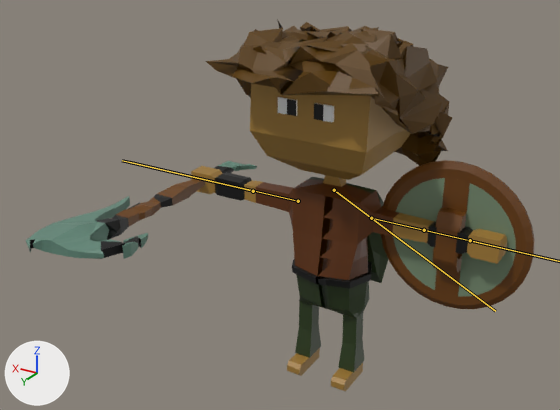
Two versions of the glTF model public/assets/Wojownik.glb, one commit apart.
Both versions are drawn from a camera (50 mm lens) standing at (-2.26, 4.5, 3.52) and looking at (0.19, 0.42, 1.47). Lighting does not change. The marker at lower left points along +X, +Y and +Z. The bones that change are drawn over the model as lines.

Names of what the first picture shows: 'Tarcza', 'Topor', 'wojownik'.
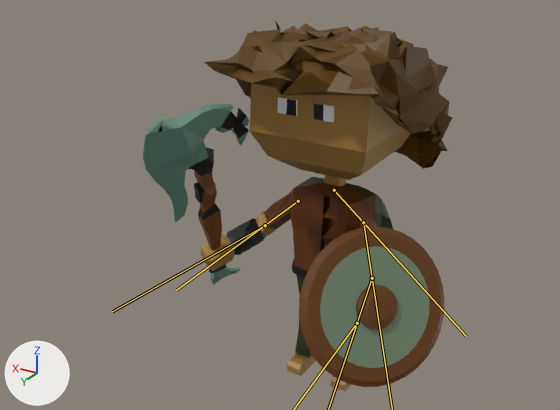
The newer file adds an action. The first version stands in its rest pose; the second is drawn at frame 0 of the action 'Jump'.

Changed parts and their boxes [x1, y1, x2, y2] in the pictures (560 x 410 px):
'wojownik', posed (20% narrower)
    before: [191, 19, 507, 391]
    after: [200, 20, 452, 391]
'Tarcza', posed (8% taller)
    before: [380, 160, 535, 309]
    after: [299, 226, 445, 387]
'Topor', posed (54% narrower, 84% taller)
    before: [25, 161, 257, 259]
    after: [143, 104, 249, 285]
bone 'Bone.006', root to tip
    before: (334, 190) to (495, 311)
    after: (334, 190) to (466, 336)
bone 'Bone.011', root to tip
    before: (298, 201) to (129, 162)
    after: (298, 201) to (176, 290)
bone 'Bone.012', root to tip
    before: (253, 191) to (122, 160)
    after: (265, 225) to (112, 311)

The edits, one by one:
Bone 'Bone.006' (bone_bone_006) turns from (0, 0, 0) to (17, 8, 1) degrees about its own x, y and z.
Bone 'Bone.008' (bone_bone_008) turns from (0, 0, 0) to (32, 59, -29) degrees about its own x, y and z.
Bone 'Bone.009' (bone_bone_009) turns from (0, 0, 0) to (30, 32, 27) degrees about its own x, y and z.
Bone 'Bone.010' (bone_bone_010) turns from (0, 0, 0) to (23, 28, 21) degrees about its own x, y and z.
Bone 'Bone.011' (bone_bone_011) turns from (0, 0, 0) to (0, 24, 43) degrees about its own x, y and z.
Bone 'Bone.012' (bone_bone_012) turns from (0, 0, 0) to (54, -4, 21) degrees about its own x, y and z.
